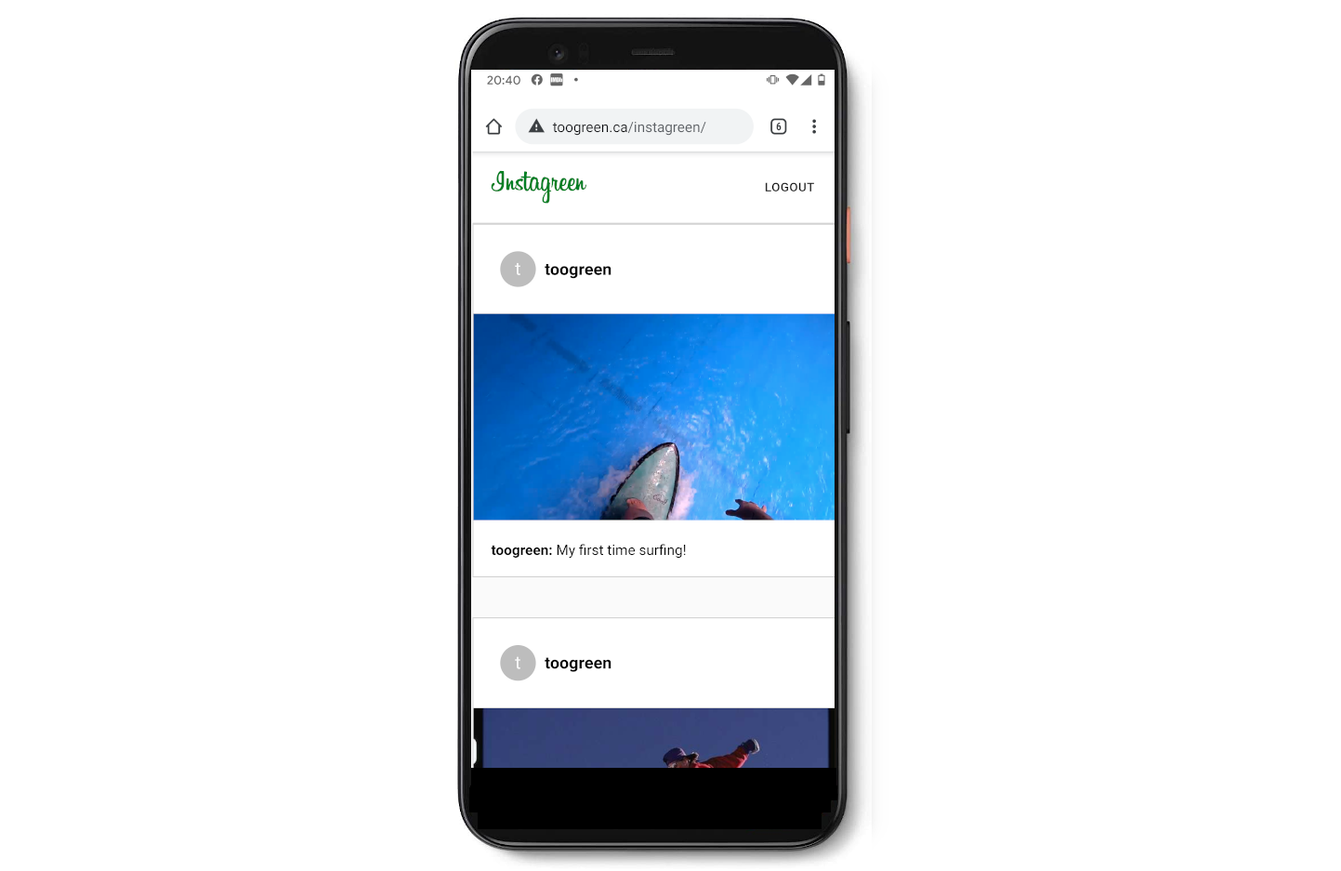
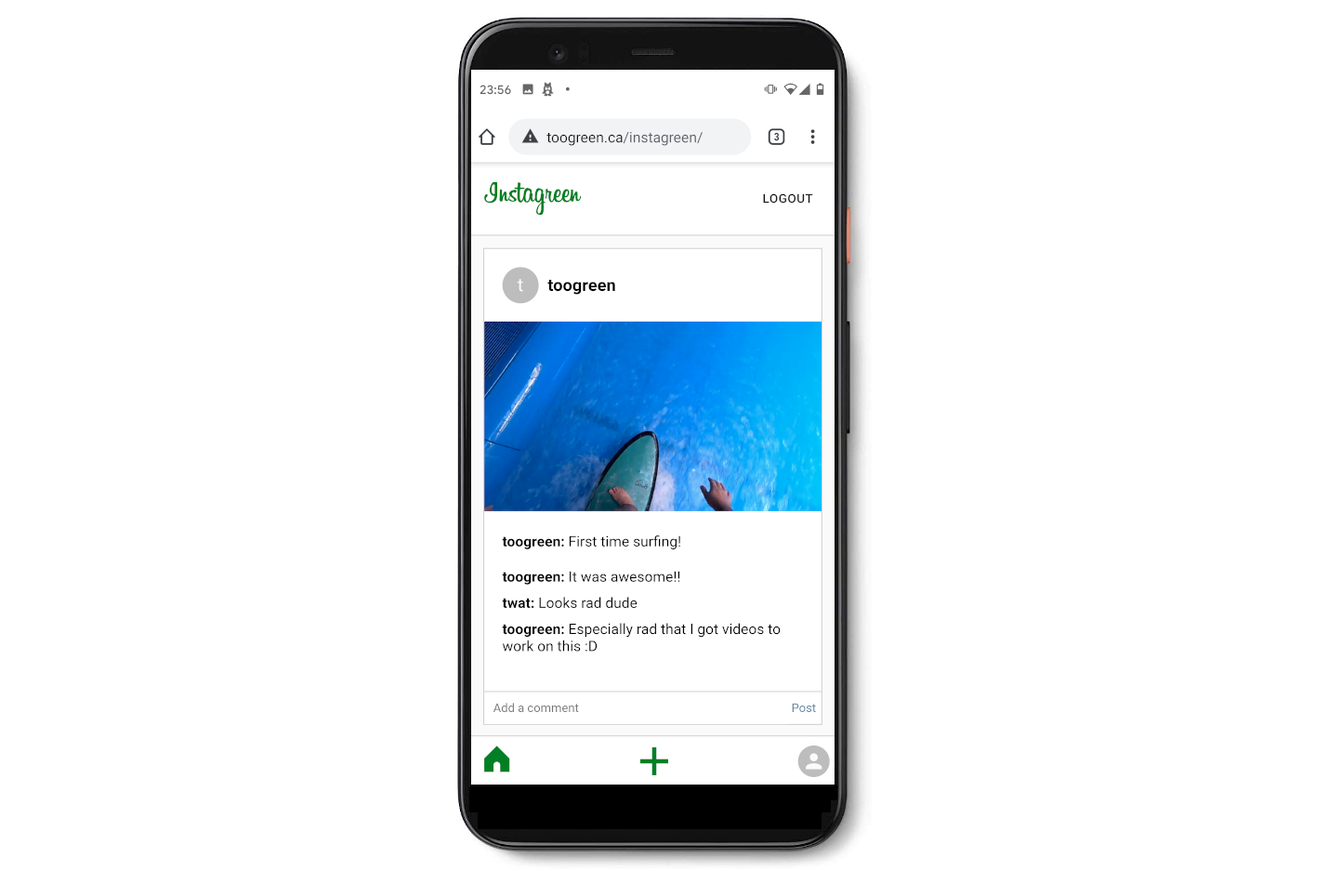
Before/after of a 1341×871 layered artwork. What changed in the layer stack:
painted on "Layer #2" over box(471, 767, 835, 785)
added layer "Screenshot_20200822-235624.png" above "instagreen.png" over box(471, 73, 835, 785)
hid "instagreen.png" over box(471, 70, 881, 841)
